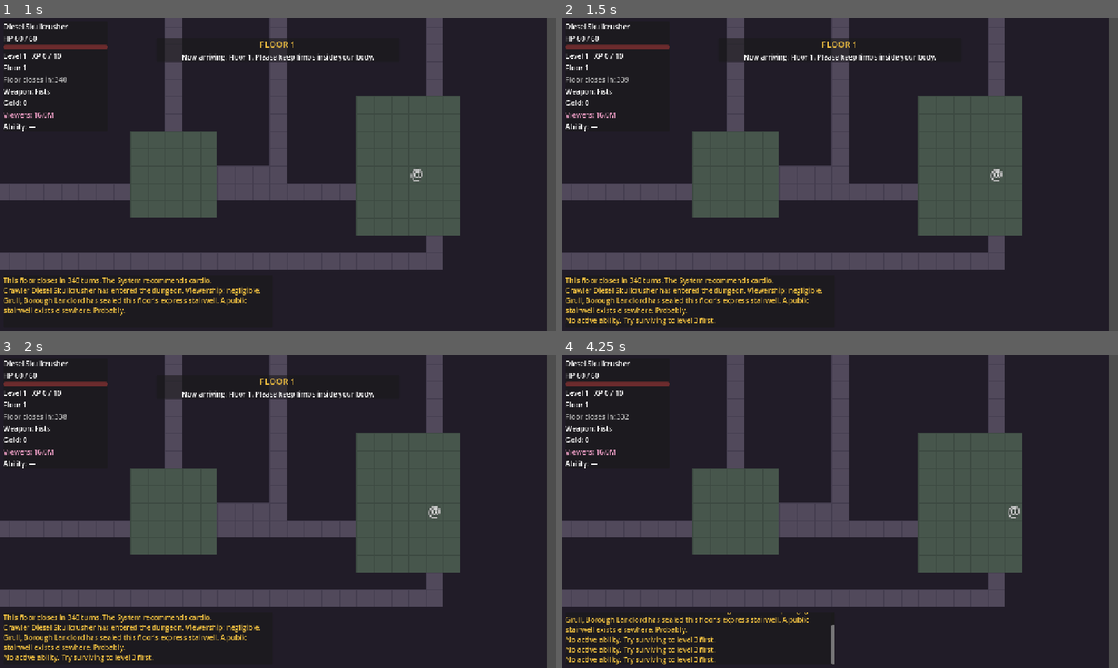
Above: before the commit, frames 1-4 (two rows, left to right).
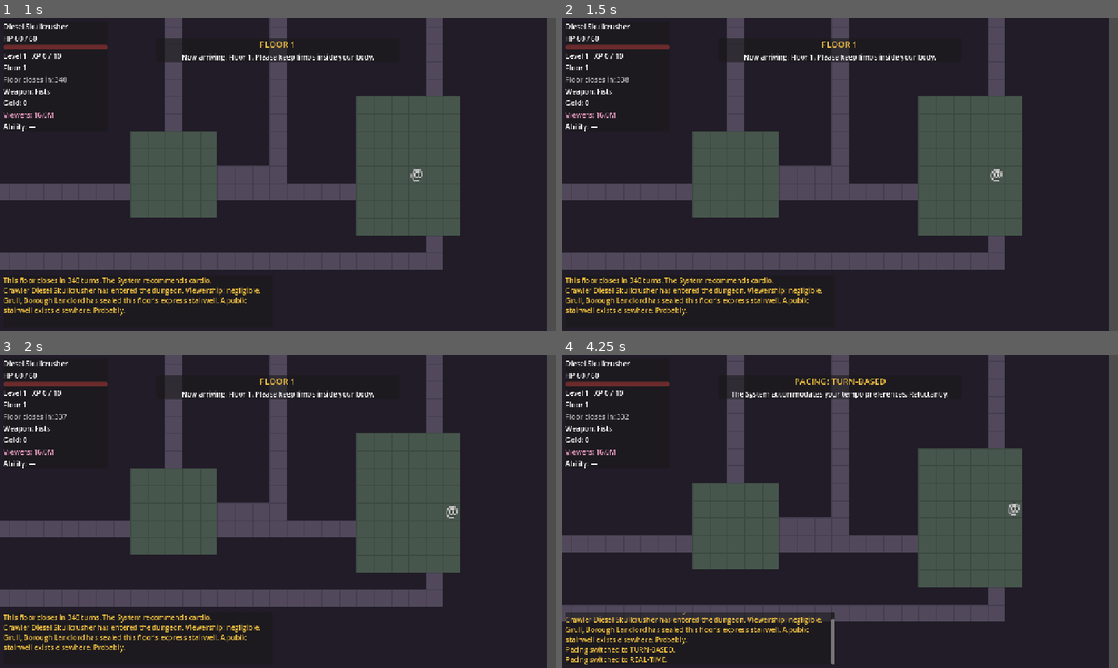
Above: after the commit, the same moments.

Repository: SamuelArchibald3/DungeonCrawler
Game: Godot game, scene res://scenes/main/main.tscn
Same seed, same stepped clock (60 frames per second), same inputs: the game is played once before the commit and once after it.
Inputs (mouse positions are in pixels of both pictures, inside the frame that each line leads up to):
- Up to frame 1 (1 s): click "ENTER THE DUNGEON" at 0.5 s
- Up to frame 2 (1.5 s): tap Enter at 1.25 s; move the mouse to (962, 158) at 1.27 s; hold D (move_right) from 1.28 s (still down); hold Q (ability) from 1.28 s (still down); click (962, 158) at 1.42 s
- Up to frame 3 (2 s): keep holding D (move_right); keep holding Q (ability); tap Space (wait) at 1.55 s
- Up to frame 4 (4.25 s): move the mouse to (728, 527) at 2.02 s; release D (move_right) at 2.03 s; release Q (ability) at 2.03 s; hold S (move_down) 2.03-2.78 s; tap Space (wait) at 2.1, 2.75, 3.8 s; tap T (toggle_pace, bound only after the commit) at 2.3 s; move the mouse to (895, 442) at 2.77 s; hold D (move_right) 2.78-3.53 s; hold T (toggle_pace, bound only after the commit) 2.78-3.53 s; tap Q (ability) at 3.05, 3.6 s; move the mouse to (812, 574) at 3.52 s; hold W (move_up) from 3.53 s (still down); click (812, 574) at 3.67 s

Frame 1 is identical in both runs. In frame 2, 0.3% of the frame differs, in the area x 0-28%, y 19-99%; in frame 3, 0.4%; in frame 4, 16%, in the area x 0-83%, y 6-99%.

Commit message:
Add ticked real-time pacing with turn-based toggle
Combat now defaults to ticked real-time: the world resolves a turn every
0.45s whether or not the crawler acts (standing still is a choice with a
price), while the player acts via held keys on a 0.42s action cooldown
and fires abilities on Q. Press T anytime to switch back to classic
turn-based pacing - both modes share the same resolution logic in
TurnManager; only the scheduling differs, keeping combat logic pure for
an eventual full action-combat evolution.

Headless test/screenshot/chaos modes force turn-based for determinism;
realtime is covered by dedicated systest checks that drive _process
manually (engine processing disabled) with synthesized held input.

Co-Authored-By: Claude Fable 5 <noreply@anthropic.com>

Diff:
--- a/autoload/events.gd
+++ b/autoload/events.gd
@@ -51,6 +51,7 @@
 		"ability": [KEY_Q],
 		"map": [KEY_M],
 		"achievements": [KEY_V],
+		"toggle_pace": [KEY_T],
 	}
 	for action: String in actions:
 		if not InputMap.has_action(action):
--- a/autoload/game_state.gd
+++ b/autoload/game_state.gd
@@ -16,6 +16,10 @@
 
 ## Saferoom amenities purchased this run (id -> true); effects last the run
 var amenities := {}
+
+## Pacing: true = ticked real-time (world acts every tick), false = classic
+## turn-based (world waits for you). Toggled with T.
+var realtime_mode := true
 
 ## Run summary stats
 var kills: int = 0
--- a/scenes/main/main.gd
+++ b/scenes/main/main.gd
@@ -83,9 +83,11 @@
 	Events.player_died.connect(_on_player_died)
 
 	if _autorun:
+		GameState.realtime_mode = false  # chaos test drives discrete turns
 		_autorun_rng.randomize()
 		start_run(CharGenerator.random_character())
 	elif OS.get_cmdline_user_args().has("--screenshots"):
+		GameState.realtime_mode = false
 		_shot_mode = true
 		start_run(CharGenerator.random_character())
 		# Some sample loot so the inventory screenshot isn't empty
@@ -112,6 +114,7 @@
 		GameState.floor_number = 3
 		_load_floor()
 	elif OS.get_cmdline_user_args().has("--systest"):
+		GameState.realtime_mode = false  # deterministic; realtime tested explicitly
 		start_run(CharGenerator.random_character())
 		add_child(load("res://tests/systest.gd").new())
 	else:
@@ -226,6 +229,12 @@
 		if _can_open_modal():
 			dungeon.turn_manager.lock()
 			achievements_screen.open()
+	elif event.is_action_pressed("toggle_pace"):
+		GameState.realtime_mode = not GameState.realtime_mode
+		var mode_name := "REAL-TIME" if GameState.realtime_mode else "TURN-BASED"
+		Events.msg("Pacing switched to %s." % mode_name, &"system")
+		Events.announce.emit("PACING: %s" % mode_name,
+			"The System accommodates your tempo preferences. Reluctantly.")
 
 
 func _can_open_modal() -> bool:
--- a/scripts/turn_manager.gd
+++ b/scripts/turn_manager.gd
@@ -5,13 +5,94 @@
 
 enum State { AWAITING_INPUT, RESOLVING, LOCKED }
 
+## Ticked real-time pacing (GameState.realtime_mode): the world resolves a
+## "turn" every WORLD_TICK_SECONDS whether or not the player acts, and the
+## player may act once per PLAYER_ACTION_SECONDS via held keys.
+const WORLD_TICK_SECONDS := 0.45
+const PLAYER_ACTION_SECONDS := 0.42
+
+const DIRECTION_ACTIONS := {
+	"move_up": Vector2i.UP,
+	"move_down": Vector2i.DOWN,
+	"move_left": Vector2i.LEFT,
+	"move_right": Vector2i.RIGHT,
+}
+
 var state := State.AWAITING_INPUT
 var dungeon: Dungeon
 var saferoom_announced := false
 var _collapse_safe_notified := false
+var _player_cooldown := 0.0
+var _world_accum := 0.0
+
+
+## Real-time pacing: player acts on held keys with a cooldown; the world
+## ticks on its own clock. Combat/resolution logic is shared with the
+## turn-based path — only the scheduling differs.
+func _process(delta: float) -> void:
+	if not GameState.realtime_mode:
+		return
+	if state != State.AWAITING_INPUT:
+		return  # modals, death, and descent pause the world
+
+	_player_cooldown = maxf(_player_cooldown - delta, 0.0)
+	if _player_cooldown <= 0.0:
+		var dir := _held_direction()
+		if dir != Vector2i.ZERO:
+			_realtime_player_action(dir)
+		elif Input.is_action_just_pressed("ability"):
+			_realtime_ability()
+
+	_world_accum += delta
+	if _world_accum >= WORLD_TICK_SECONDS:
+		_world_accum -= WORLD_TICK_SECONDS
+		state = State.RESOLVING
+		_resolve_enemies()
+		if state == State.RESOLVING:
+			_post_turn()
+		if state == State.RESOLVING:
+			state = State.AWAITING_INPUT
+
+
+func _held_direction() -> Vector2i:
+	for action: String in DIRECTION_ACTIONS:
+		if Input.is_action_pressed(action):
+			return DIRECTION_ACTIONS[action]
+	return Vector2i.ZERO
+
+
+func _realtime_player_action(dir: Vector2i) -> void:
+	state = State.RESOLVING
+	var acted := _resolve_player(dir)
+	if acted:
+		_player_cooldown = PLAYER_ACTION_SECONDS
+		Events.hud_refresh.emit()
+	if state == State.RESOLVING:
+		state = State.AWAITING_INPUT
+
+
+func _realtime_ability() -> void:
+	var c: CharacterData = GameState.character
+	var active := Abilities.first_active(c)
+	if active == &"":
+		Events.msg("No active ability. Try surviving to floor 3 first.", &"system")
+		return
+	if c.ability_cooldowns.get(active, 0) > 0:
+		Events.msg("%s is on cooldown (%d ticks)." % [Abilities.display_name(active), c.ability_cooldowns[active]], &"system")
+		return
+	state = State.RESOLVING
+	var used: bool = Abilities.use_active(active, dungeon)
+	if used:
+		c.ability_cooldowns[active] = Abilities.cooldown(active)
+		_player_cooldown = PLAYER_ACTION_SECONDS
+		Events.hud_refresh.emit()
+	if state == State.RESOLVING:
+		state = State.AWAITING_INPUT
 
 
 func _unhandled_input(event: InputEvent) -> void:
+	if GameState.realtime_mode:
+		return  # real-time input is polled in _process
 	if state != State.AWAITING_INPUT:
 		return
 	if event.is_action_pressed("move_up", true):
--- a/tests/systest.gd
+++ b/tests/systest.gd
@@ -533,6 +533,58 @@
 	check(GameState.collapse_ticks == 0, "descending resets collapse state")
 	c.hp = c.max_hp
 
+	# --- Ticked real-time mode: world acts without input, player rate-limited ---
+	var tm: TurnManager = dungeon.turn_manager
+	GameState.realtime_mode = true
+	tm.set_process(false)  # engine frames stay out; we drive ticks manually
+	tm.state = TurnManager.State.AWAITING_INPUT
+	GameState.floor_turns_left = 200
+	c.hp = c.max_hp
+	var rt_adj := Vector2i(-1, -1)
+	for dir in [Vector2i.UP, Vector2i.DOWN, Vector2i.LEFT, Vector2i.RIGHT]:
+		var p: Vector2i = dungeon.player.grid_pos + dir
+		if dungeon.grid.is_open(p) and not dungeon.grid.is_safe(p) \
+				and dungeon.grid.get_tile(p) == DungeonGrid.FLOOR:
+			rt_adj = p
+			break
+	check(rt_adj != Vector2i(-1, -1), "open tile beside player for realtime test")
+	if rt_adj != Vector2i(-1, -1):
+		var rt_rat := Entity.make_enemy(EnemyDef.all()[0], rt_adj, 1)
+		dungeon.add_child(rt_rat)
+		dungeon.grid.place_entity(rt_rat, rt_adj)
+		dungeon.enemies.append(rt_rat)
+		var hp_before_rt: int = c.hp
+		for i in 6:
+			tm._process(0.5)  # each call spans at least one world tick
+		check(c.hp < hp_before_rt, "enemies act on world ticks without player input")
+		check(GameState.floor_turns_left < 200, "floor timer runs on world ticks")
+		# Player movement: held key acts immediately, then rate-limited
+		var move_dir := Vector2i.ZERO
+		var move_action := ""
+		for action: String in TurnManager.DIRECTION_ACTIONS:
+			var dir: Vector2i = TurnManager.DIRECTION_ACTIONS[action]
+			var p: Vector2i = dungeon.player.grid_pos + dir
+			if dungeon.grid.is_open(p):
+				move_dir = dir
+				move_action = action
+				break
+		if move_action != "":
+			var start_pos: Vector2i = dungeon.player.grid_pos
+			Input.action_press(move_action)
+			tm._process(0.01)
+			check(dungeon.player.grid_pos == start_pos + move_dir, "held key moves the player in realtime")
+			var after_first: Vector2i = dungeon.player.grid_pos
+			tm._process(0.05)
+			check(dungeon.player.grid_pos == after_first, "player action cooldown limits move rate")
+			Input.action_release(move_action)
+		if is_instance_valid(rt_rat):
+			dungeon.grid.remove_entity(rt_rat.grid_pos)
+			dungeon.enemies.erase(rt_rat)
+			rt_rat.queue_free()
+	GameState.realtime_mode = false
+	tm.set_process(true)
+	c.hp = c.max_hp
+
 	# --- Death path shows game over ---
 	c.hp = 0
 	Events.player_died.emit()
Not shown, changed: README.md
